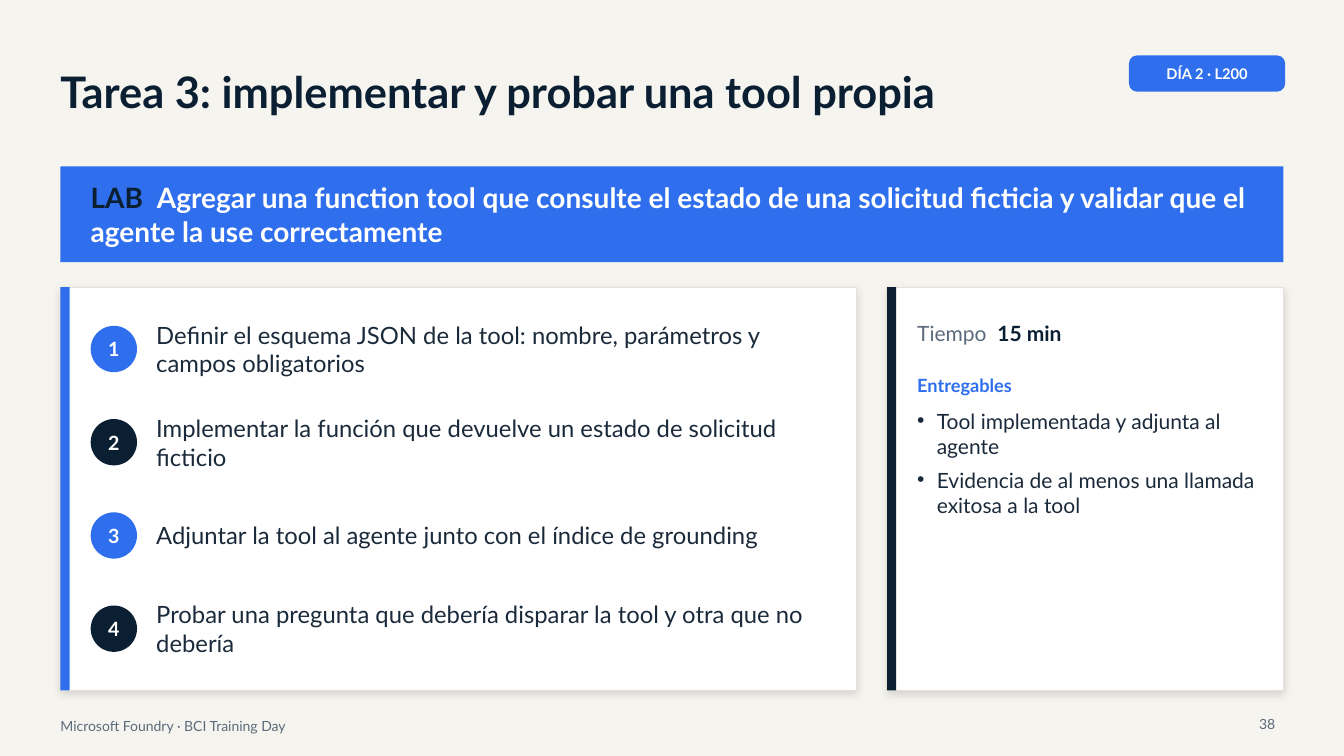
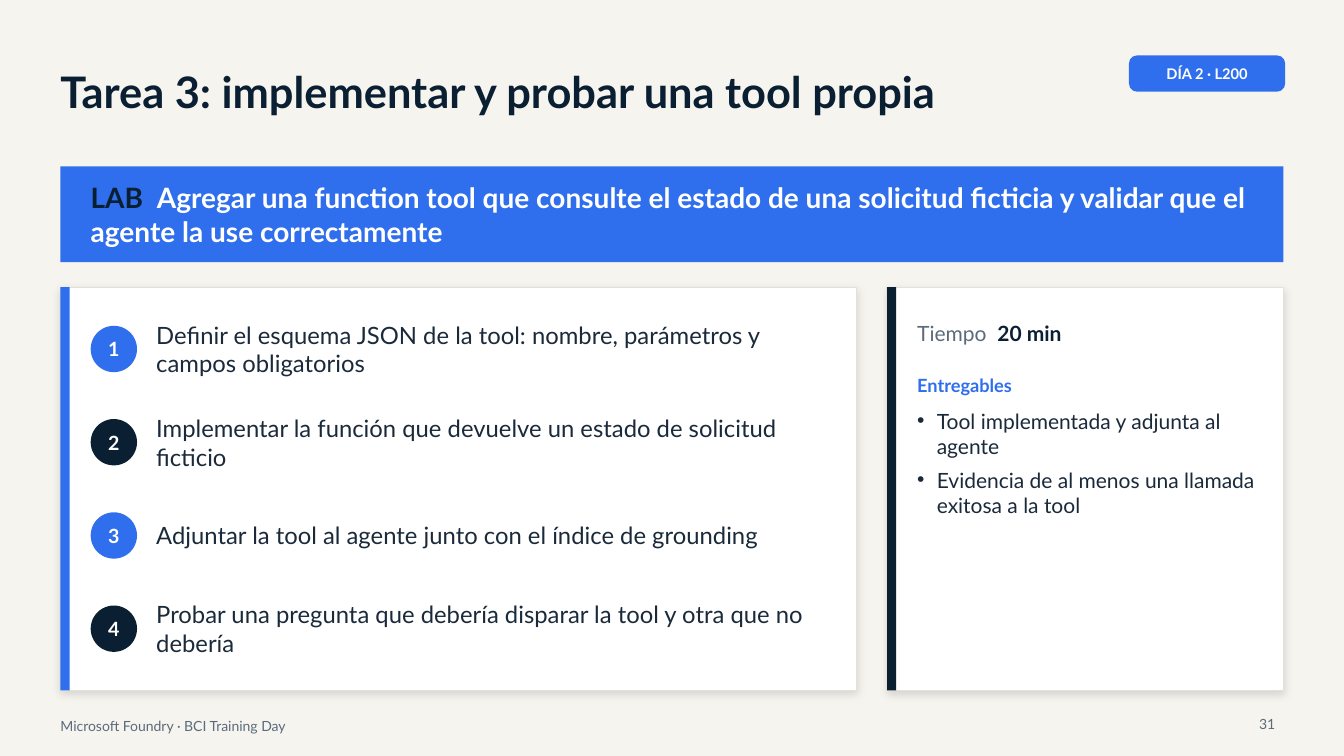
Before and after one commit to valegrajales/bci_workshop, a slide deck: slide 31 of presentaciones/BCI_Foundry_Dia2_L200_Agentes_RAG.pptx (slide 38 before the commit). Drawn at 1344x756 pixels with LibreOffice and Linux fonts; fonts in the diff are those of the drawing. Boxes give left, top, right and bottom in pixels: in the first picture for what was removed or moved away, otherwise in the second. Text is boxed around its words. In the diff, an @@ line names an element or a change of style, - is before the commit and + after.

```diff
--- a/presentaciones/BCI_Foundry_Dia2_L200_Agentes_RAG.pptx
+++ b/presentaciones/BCI_Foundry_Dia2_L200_Agentes_RAG.pptx
@@ text at (x1=917, y1=325, x2=1062, y2=345): text changed @@
-Tiempo 15 min
+Tiempo 20 min
@@ page number at (x1=1259, y1=719, x2=1275, y2=729): text changed @@
-38
+31
```
Also in this commit, not shown: 9 other slides changed, 1 slide added, 8 slides removed, 18 other files.
